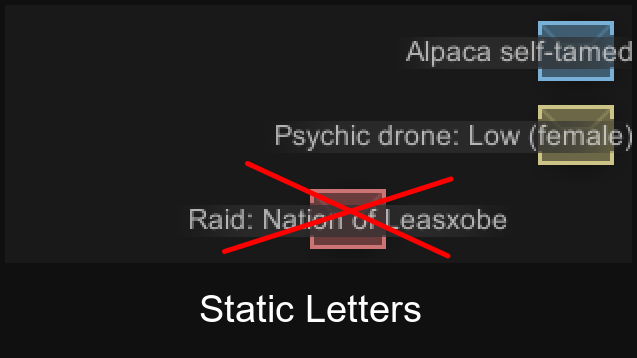
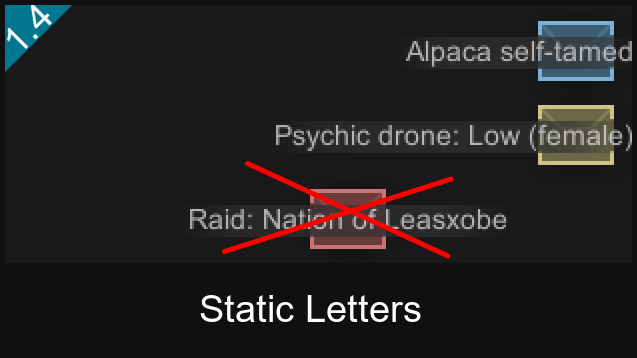
Two versions of the same layered image (637 x 358). Layer-by-layer changes:
added layer "Pasted Layer #1" above "Pasted Layer #2" over left=6, top=5, right=53, bottom=50
added layer "Pasted Layer #2" above "Layer #2" over left=5, top=5, right=73, bottom=72
